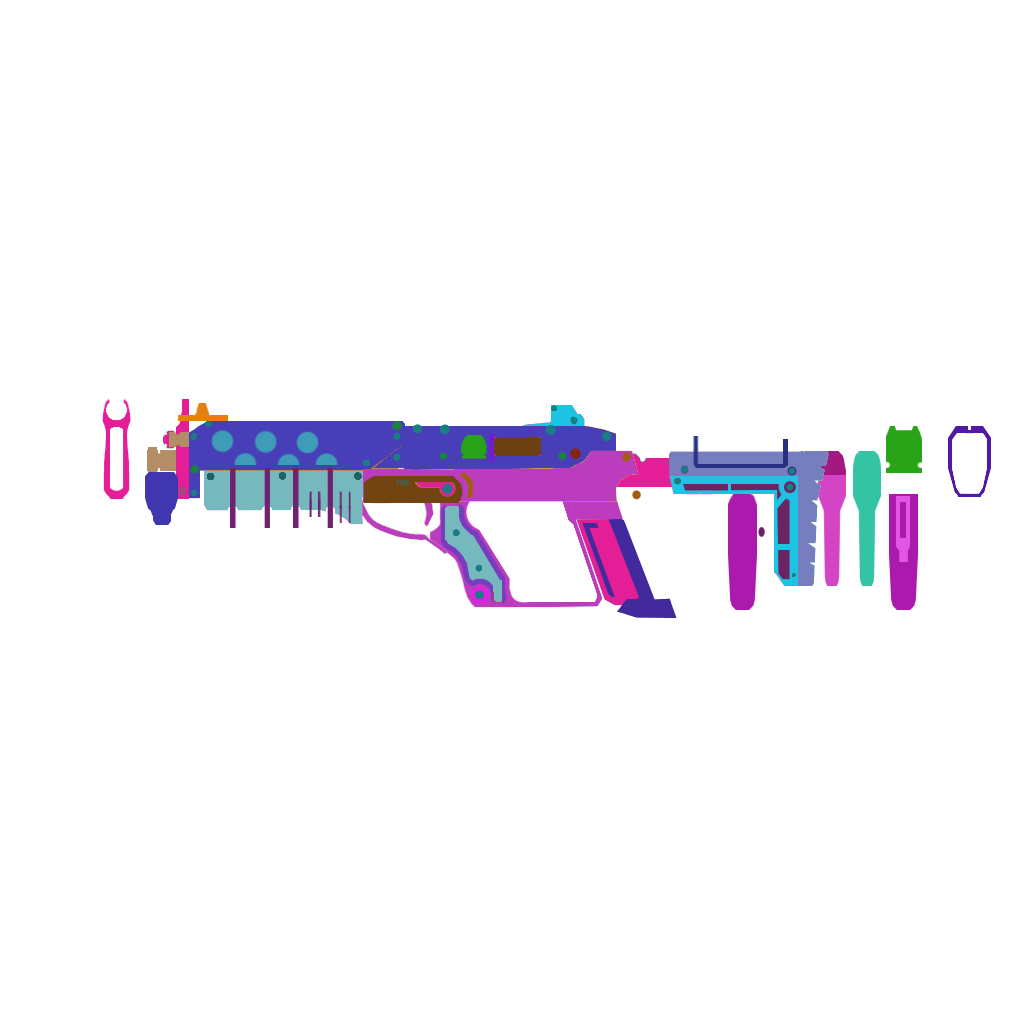
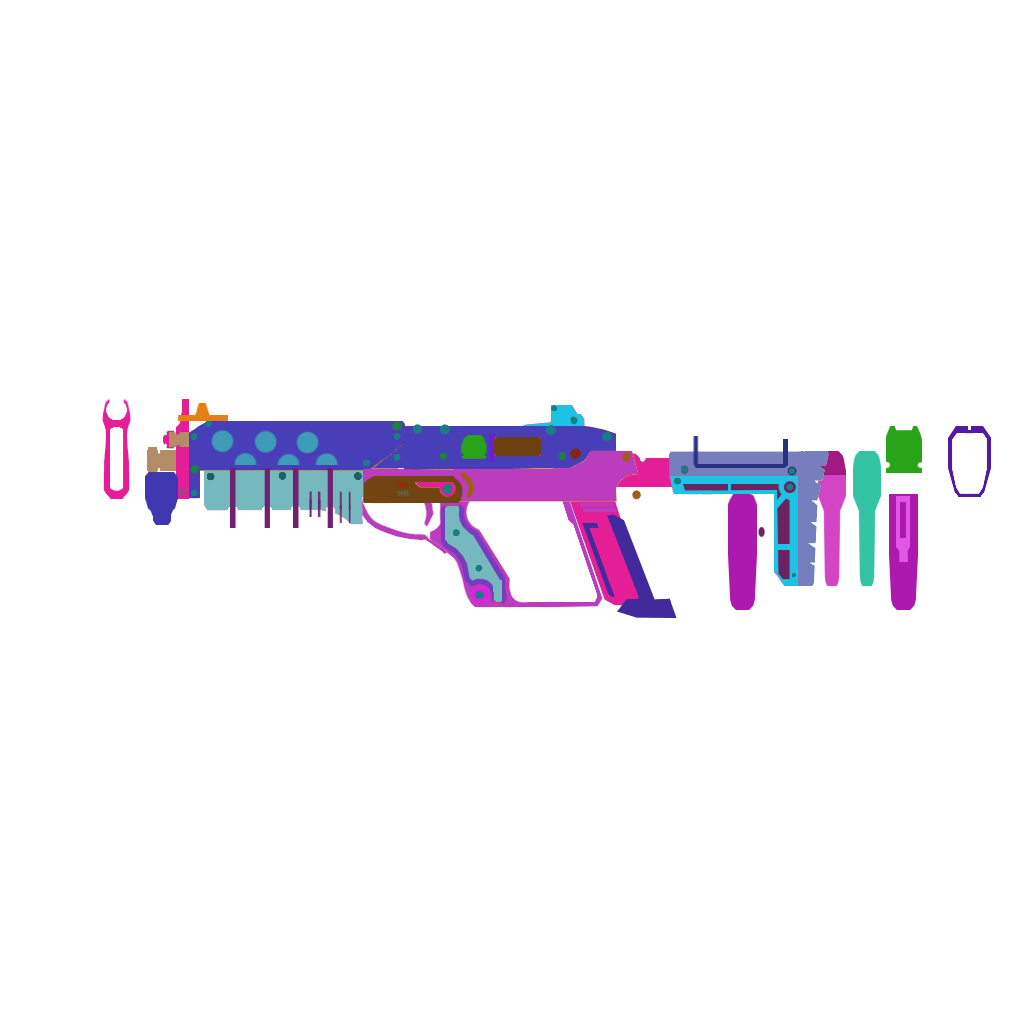
Layered file, before and after one edit (w=1024, h=1024). Changes by layer:
renamed "SIDE_TEXT1" to "SIDE_TEXT_FIRE", painted on it over [396, 480, 409, 487]
added layer "SIDE_TEXT_SAFE" in group "LowerReceiver" over [397, 491, 409, 496]
hid "SIDE" (8th of 24, in "LowerReceiver" › "Magwell") over [569, 498, 623, 520]
